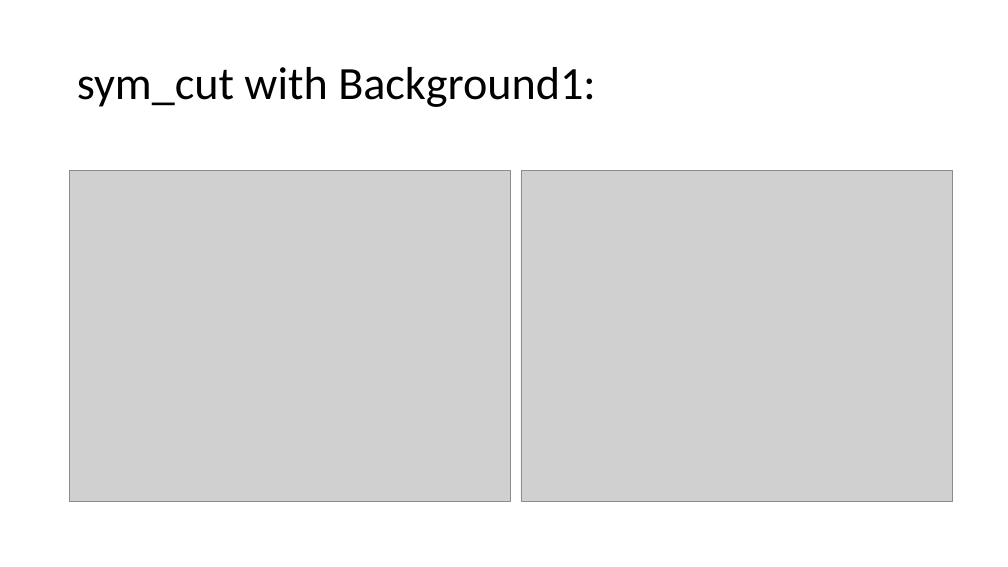
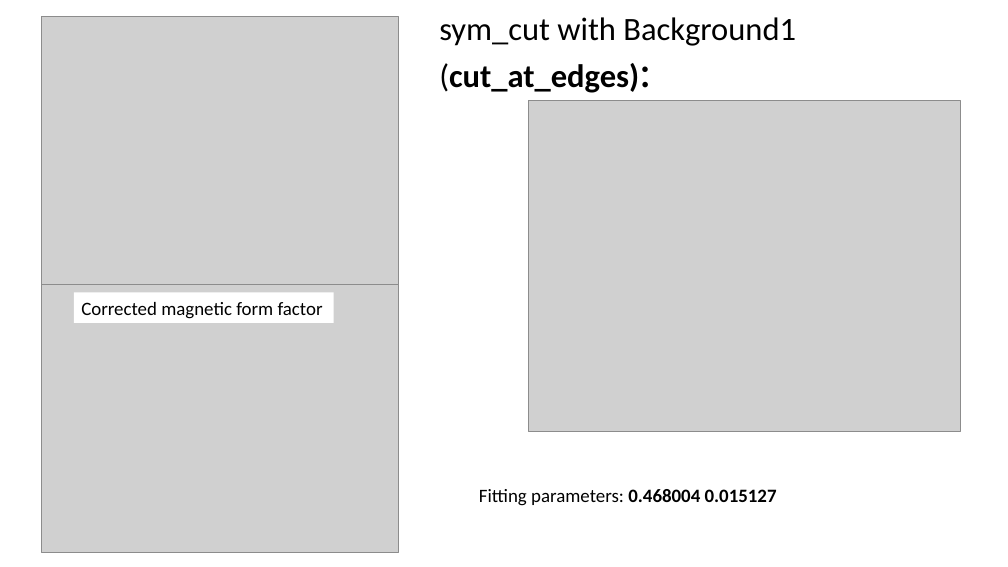
Before and after one commit to abuts/Fe, a slide deck: slide 4 of Article2020/Analysing_NP.pptx. Drawn at 1008x567 pixels with LibreOffice and Linux fonts; fonts in the diff are those of the drawing; grey boxes stand for pictures. Boxes give left, top, right and bottom in pixels: in the first picture for what was removed or moved away, otherwise in the second. Text is boxed around its words. In the diff, an @@ line names an element or a change of style, - is before the commit and + after.

Commit message:
Completed exponential background analysis. Question about high energy tail

```diff
--- a/Article2020/Analysing_NP.pptx
+++ b/Article2020/Analysing_NP.pptx
@@ picture: place and size @@
-picture at [70, 171, 510, 502]
+picture at [42, 17, 399, 284]
@@ title at [439, 17, 796, 93]: text changed; size 44 to 31 pt @@
-sym_cut with Background1:
+sym_cut with Background1 (cut_at_edges):
@@ picture: place and size @@
-picture at [521, 171, 953, 502]
+picture at [529, 101, 960, 432]
@@ picture added at [42, 284, 399, 552] @@
@@ rectangle added at [74, 293, 334, 323], fill #FFFFFF, 18 pt, text #000000 @@
+Corrected magnetic form factor
@@ text added at [479, 489, 777, 506], 18 pt, text #000000 @@
+Fitting parameters: 0.468004 0.015127
```
Also in this commit, not shown: 2 other slides changed, 5 slides added, 1 other file.
